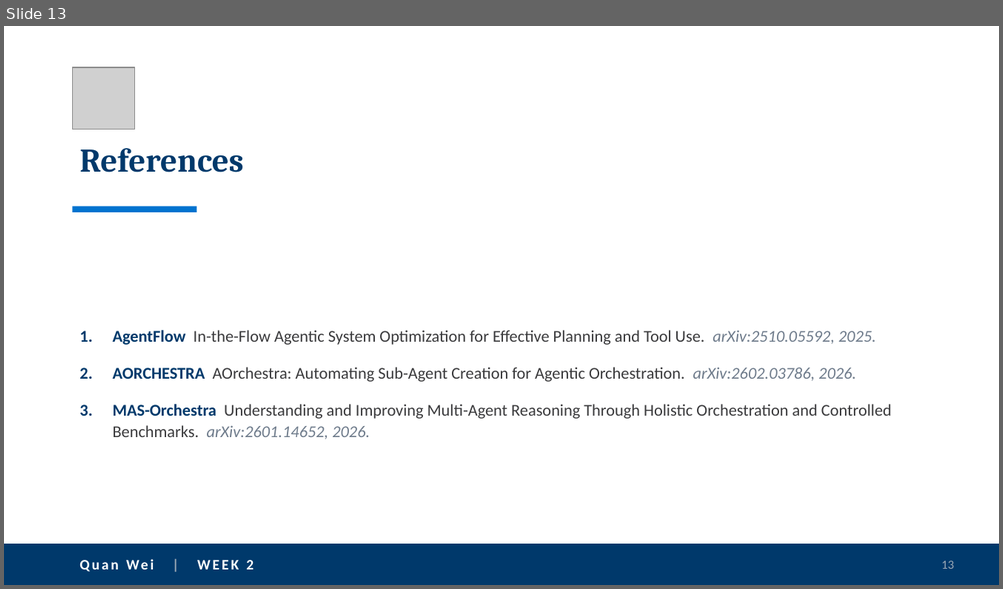
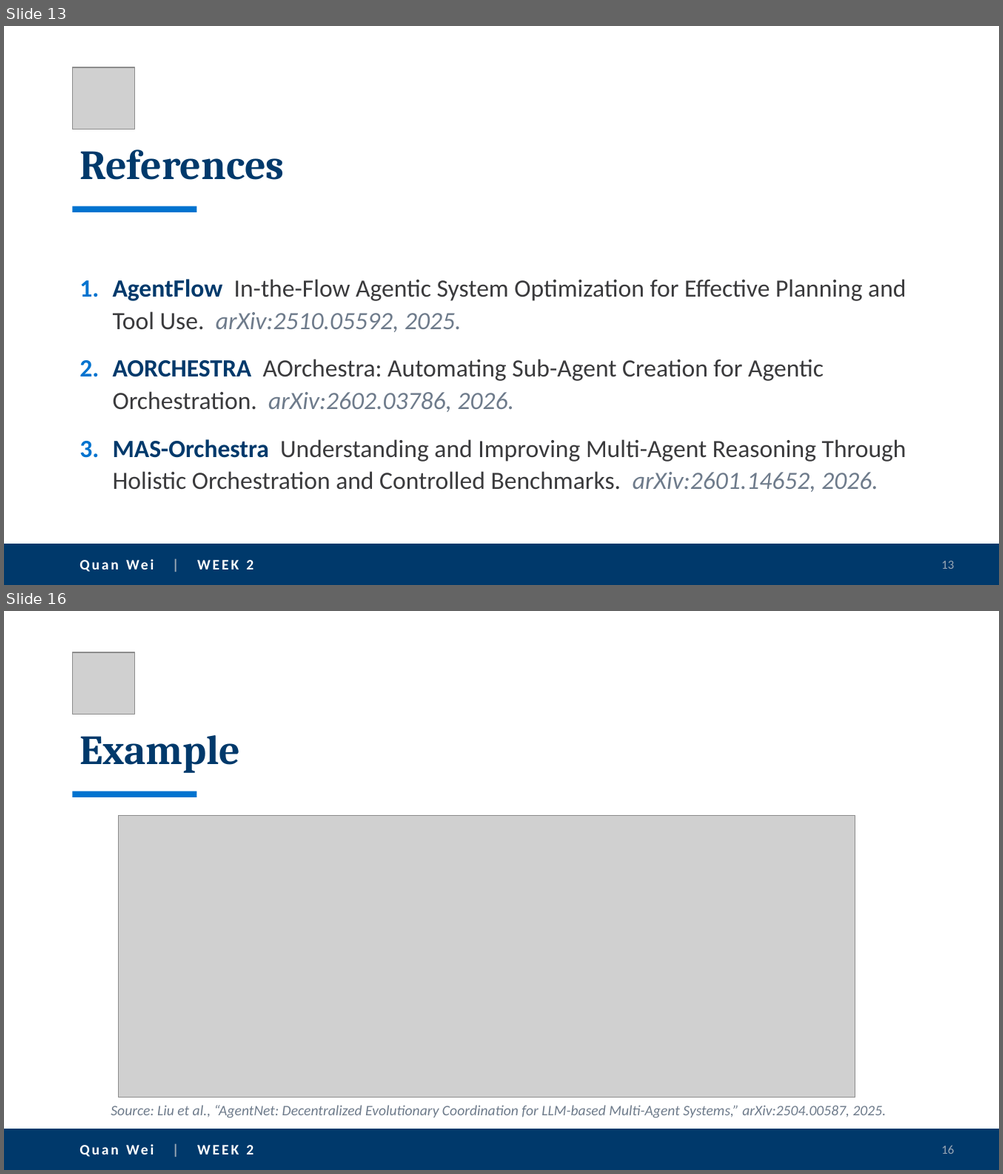
Before and after one commit to quanwei0/summer_intern, a slide deck: project_update.pptx. Shown one above the other, each under a label of ours: slide 13 before the commit, slides 13 and 16 after it; the slides between them are not shown. The pictures are 1003x589 and 1003x1174 pixels, drawn with LibreOffice and Linux fonts; fonts in the diff are those of the drawing; grey boxes stand for pictures. Boxes give left, top, right and bottom in pixels: in the first picture for what was removed or moved away, otherwise in the second. Text is boxed around its words. In the diff, an @@ line names an element or a change of style, - is before the commit and + after.

```diff
--- a/project_update.pptx
+++ b/project_update.pptx
@@ slide 16 added at [4, 611, 999, 1170], background #FFFFFF @@
@@ picture added at [73, 652, 134, 715] @@
@@ title added at [79, 735, 240, 773], 40 pt, text #00396B, bold @@
+Example
@@ rectangle added at [73, 792, 197, 797], fill #0073CF @@
@@ picture added at [119, 816, 855, 1098] @@
@@ text added at [111, 1105, 886, 1119], 14 pt, text #6E7B8B, italic @@
+Source: Liu et al., “AgentNet: Decentralized Evolutionary Coordination for LLM-based Multi-Agent Systems,” arXiv:2504.00587, 2025.
@@ rectangle added at [4, 1129, 999, 1170], fill #00396B @@
@@ text added at [126, 1145, 253, 1155], 14 pt, text #FFFFFF, bold @@
+Quan Wei | WEEK 2
@@ page number added at [941, 1145, 953, 1154], 12 pt, text #9AA7B5 @@
+16
@@ slide 13 changed as well @@
@@ title "References" at [79, 150, 284, 180]: size 32 to 40 pt @@
@@ text "AgentFlow In-the-Flow Agentic System Optimization ..." at [113, 279, 906, 492]: size 16 to 24 pt @@
```
Also in this commit, not shown: 11 other slides changed, 4 other slides added.
